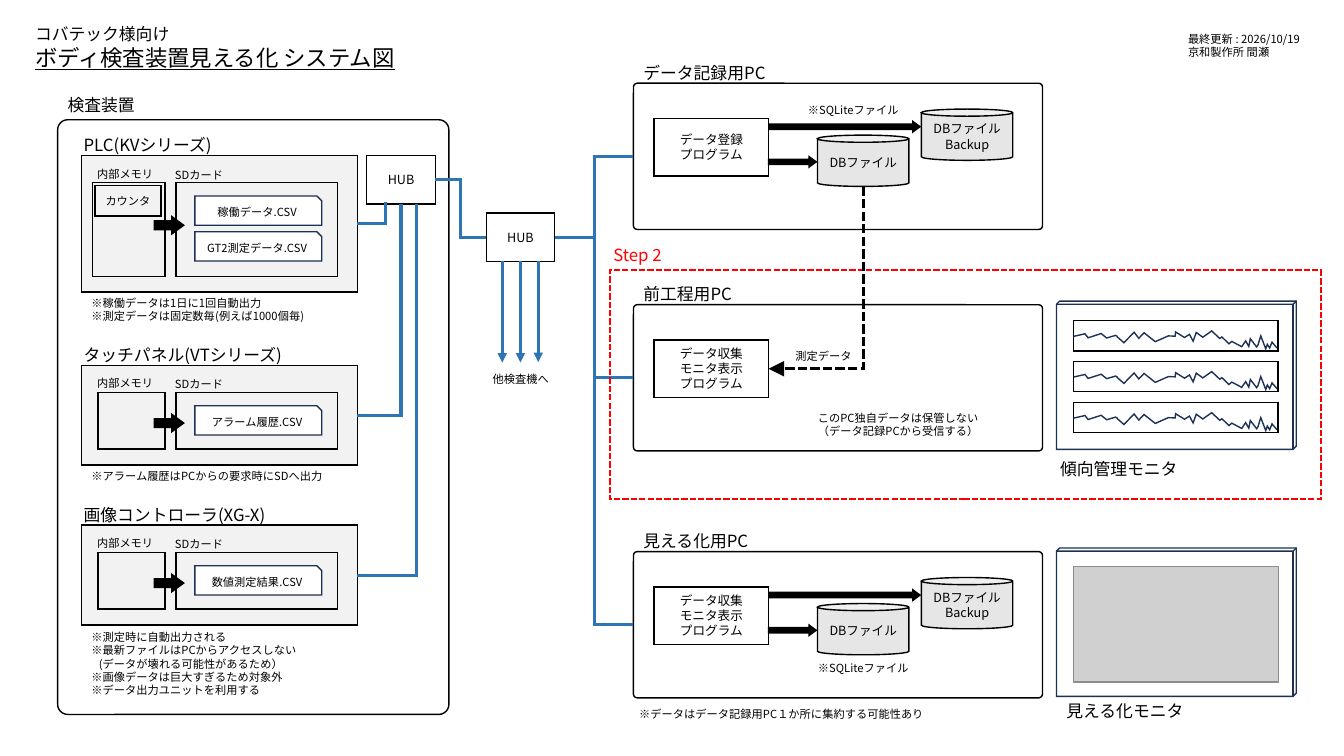
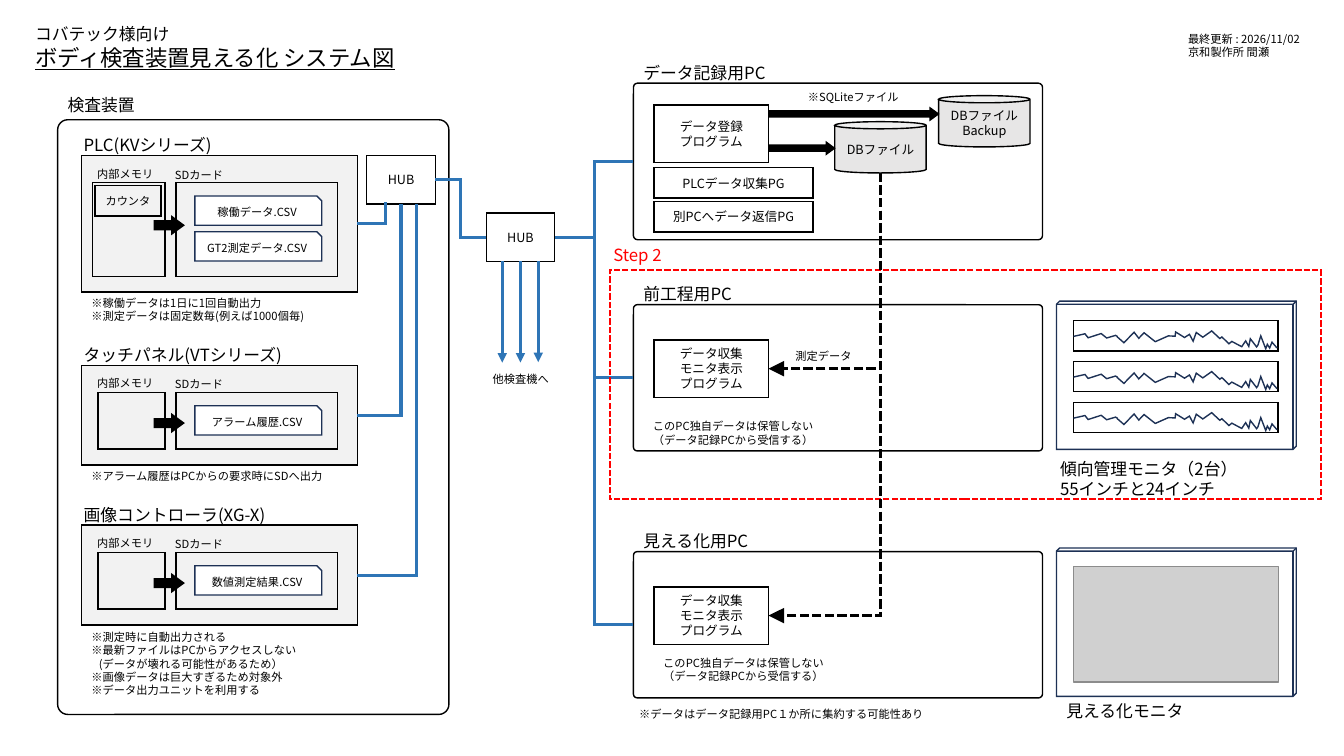
Before and after one commit to BUMZOH/body_inspect_visualize_coba, a slide deck: slide 2 of docs/Step2仕様書.pptx. Drawn at 1344x756 pixels with LibreOffice and Linux fonts; fonts in the diff are those of the drawing; grey boxes stand for pictures. Boxes give left, top, right and bottom in pixels: in the first picture for what was removed or moved away, otherwise in the second. Text is boxed around its words. In the diff, an @@ line names an element or a change of style, - is before the commit and + after.

```diff
--- a/docs/Step2仕様書.pptx
+++ b/docs/Step2仕様書.pptx
@@ text at <box>1188,33,1300,45</box>: text changed @@
-最終更新 : 2026/10/19
+最終更新 : 2026/11/02
@@ rounded rectangle: place and size @@
-rounded rectangle at <box>633,84,1043,230</box>
+rounded rectangle at <box>633,84,1043,240</box>
@@ text "※SQLiteファイル": place and size @@
-text "※SQLiteファイル" at <box>808,105,899,116</box>
+text "※SQLiteファイル" at <box>808,92,899,103</box>
@@ rectangle "データ登録": place and size @@
-rectangle "データ登録" at <box>654,119,769,176</box>
+rectangle "データ登録" at <box>654,105,769,162</box>
@@ right arrow: place and size @@
-right arrow at <box>768,120,922,133</box>
+right arrow at <box>769,107,940,122</box>
@@ cylinder "DBファイル": place and size @@
-cylinder "DBファイル" at <box>922,109,1013,160</box>
+cylinder "DBファイル" at <box>939,96,1030,147</box>
@@ right arrow: place and size @@
-right arrow at <box>768,155,818,168</box>
+right arrow at <box>769,141,836,156</box>
@@ cylinder "DBファイル": place and size @@
-cylinder "DBファイル" at <box>818,135,909,187</box>
+cylinder "DBファイル" at <box>835,122,927,173</box>
@@ elbow line moved from (633, 156) - (555, 237) to (633, 161) - (555, 237) @@
@@ rectangle added at <box>654,167,814,198</box>, outline #000000 1 pt, 9 pt, text #000000 @@
+PLCデータ収集PG
@@ elbow arrow moved from (863, 187) - (768, 369) to (881, 173) - (768, 369) @@
@@ elbow arrow added from (881, 173) to (768, 616), #000000 2.25 pt dashed @@
@@ rectangle added at <box>654,202,814,232</box>, outline #000000 1 pt, 9 pt, text #000000 @@
+別PCへデータ返信PG
@@ text "このPC独自データは保管しない": place and size @@
-text "このPC独自データは保管しない" at <box>818,412,978,436</box>
+text "このPC独自データは保管しない" at <box>653,420,813,445</box>
@@ text at <box>1060,460,1237,500</box>: text changed @@
-傾向管理モニタ
+傾向管理モニタ（2台）
+55インチと24インチ
@@ right arrow removed at <box>768,589,922,602</box> @@
@@ cylinder removed at <box>922,578,1013,629</box> @@
-DBファイル
-Backup
@@ right arrow removed at <box>768,624,818,637</box> @@
@@ cylinder removed at <box>818,604,909,655</box> @@
-DBファイル
@@ text added at <box>663,657,823,681</box>, 8 pt, text #000000 @@
+このPC独自データは保管しない
+（データ記録PCから受信する）
@@ text removed at <box>818,663,909,674</box> @@
-※SQLiteファイル
```
Also in this commit, not shown: 1 other slide changed, 5 other files.
